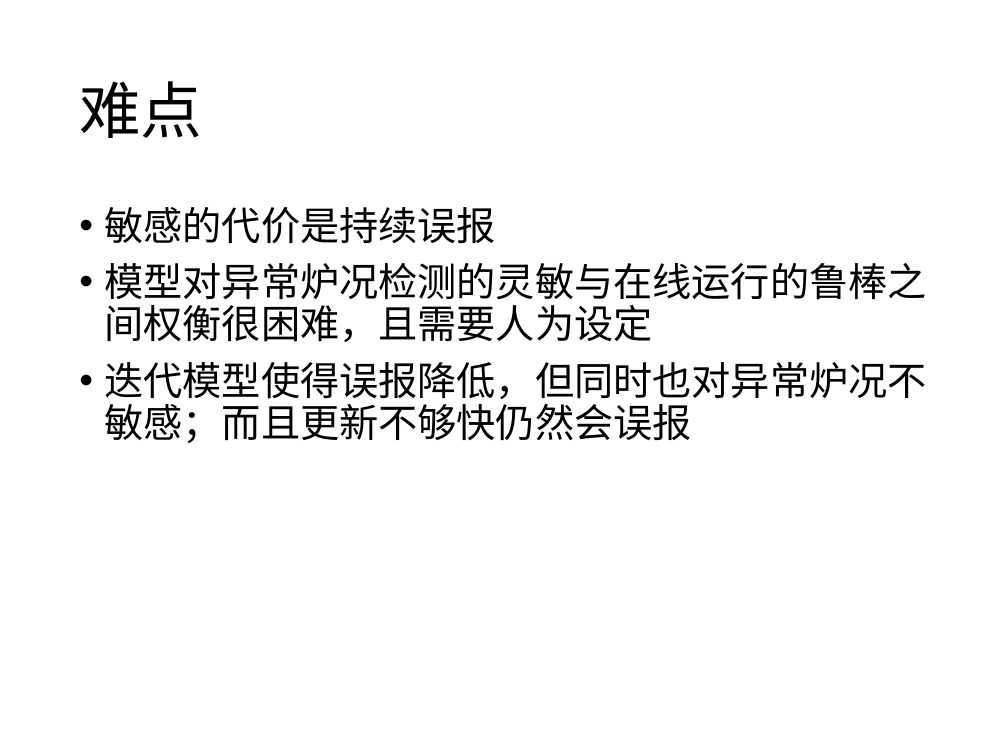
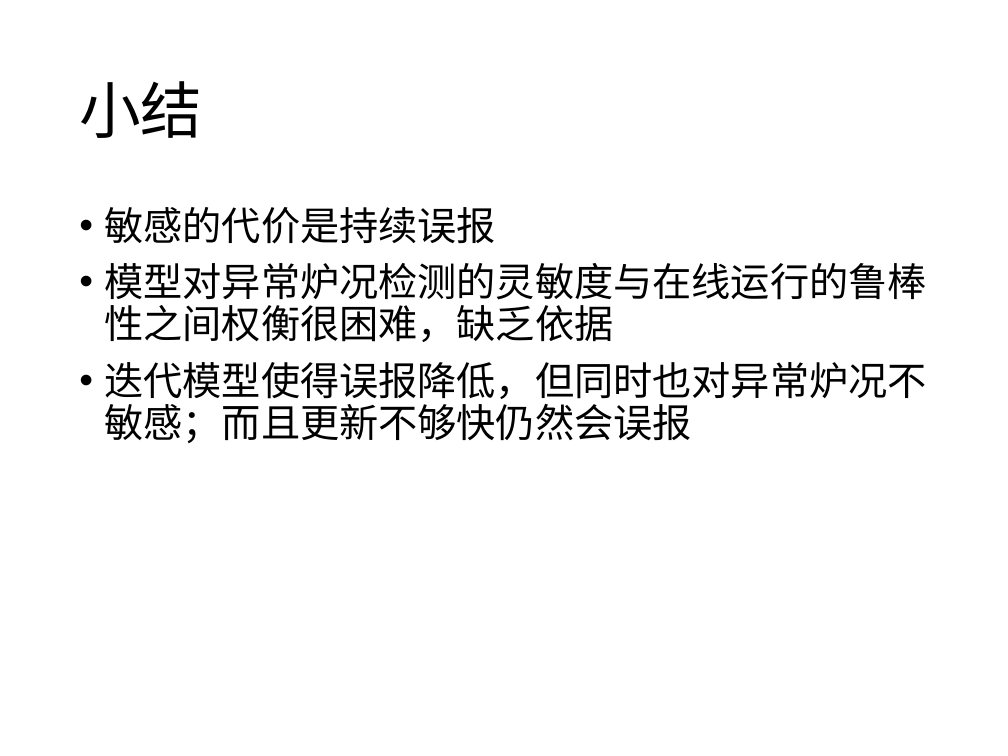
Before and after one commit to prm10/paper, a slide deck: slide 11 of presentation/msi.pptx (slide 9 before the commit). Drawn at 1008x756 pixels with LibreOffice and Linux fonts; fonts in the diff are those of the drawing. Boxes give left, top, right and bottom in pixels: in the first picture for what was removed or moved away, otherwise in the second. Text is boxed around its words. In the diff, an @@ line names an element or a change of style, - is before the commit and + after.

```diff
--- a/presentation/msi.pptx
+++ b/presentation/msi.pptx
@@ title at [79,81,202,138]: text changed @@
-难点
+小结
@@ text at [105,263,927,342]: text changed @@
-• 模型对异常炉况检测的灵敏与在线运行的鲁棒之间权衡很困难，且需要人为设定
+• 模型对异常炉况检测的灵敏度与在线运行的鲁棒性之间权衡很困难，缺乏依据
```
Also in this commit, not shown: 10 other slides changed, 6 slides added, 3 slides removed, 2 other files.
